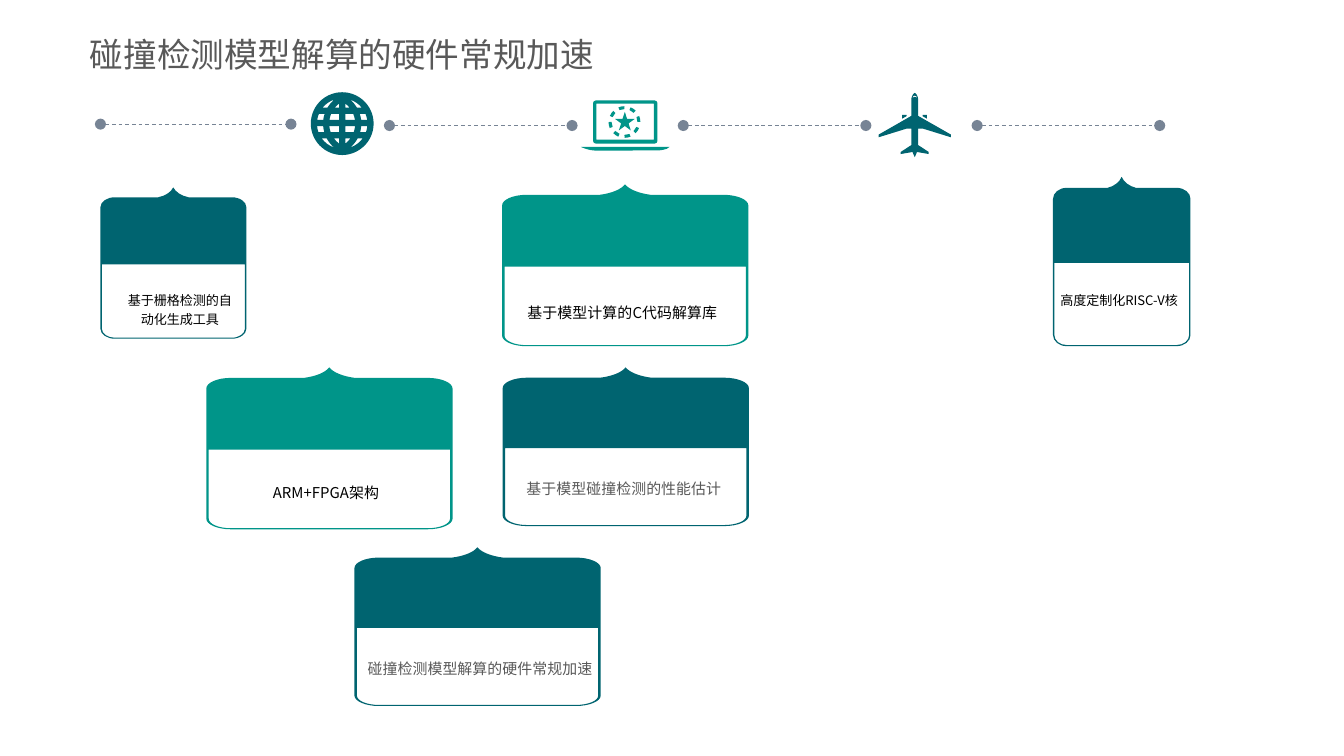
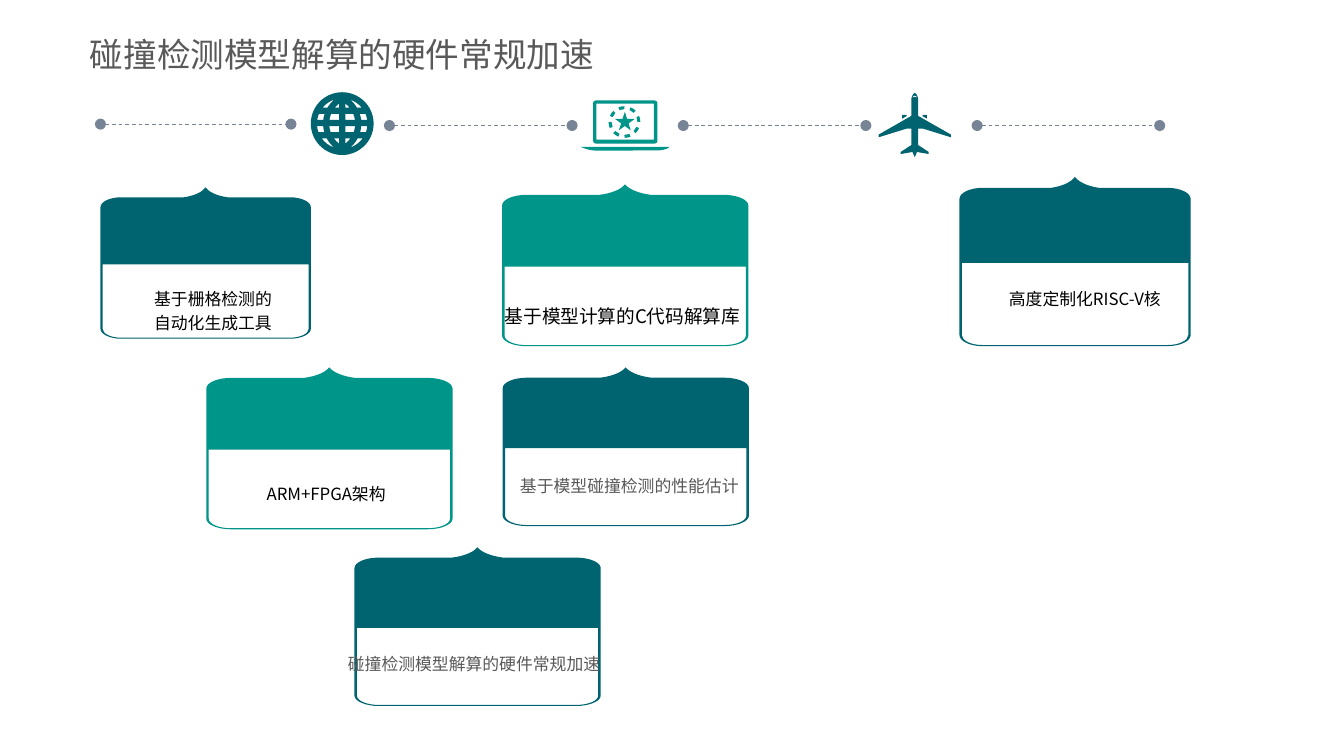
Before and after one commit to whutddk/PRM_Robotic_Arm, a slide deck: slide 10 of doc/进度报告20190912.pptx. Drawn at 1344x756 pixels with LibreOffice and Linux fonts; fonts in the diff are those of the drawing; background and template pictures are left out. Boxes give left, top, right and bottom in pixels: in the first picture for what was removed or moved away, otherwise in the second. Text is boxed around its words. In the diff, an @@ line names an element or a change of style, - is before the commit and + after.

```diff
--- a/doc/进度报告20190912.pptx
+++ b/doc/进度报告20190912.pptx
@@ freeform shape resized from (x1=1052, y1=177, x2=1189, y2=347) to (x1=960, y1=177, x2=1191, y2=347) @@
@@ freeform shape resized from (x1=101, y1=188, x2=247, y2=340) to (x1=101, y1=188, x2=312, y2=340) @@
@@ text "基于栅格检测的自动化生成工具" moved from (x1=128, y1=294, x2=232, y2=325) to (x1=154, y1=291, x2=272, y2=331) @@
@@ text "基于栅格检测的自动化生成工具" at (x1=154, y1=291, x2=272, y2=331): size 7 to 9 pt @@
@@ text "基于模型计算的C代码解算库" moved from (x1=527, y1=305, x2=716, y2=320) to (x1=505, y1=307, x2=740, y2=325) @@
@@ text "基于模型计算的C代码解算库" at (x1=505, y1=307, x2=740, y2=325): size 8 to 10 pt @@
@@ text "高度定制化RISC-V核" at (x1=1009, y1=291, x2=1161, y2=307): size 7 to 9 pt @@
@@ text "高度定制化RISC-V核" moved from (x1=1060, y1=294, x2=1177, y2=306) to (x1=1009, y1=291, x2=1161, y2=307) @@
@@ size 8 to 9 pt in 3 elements at (x1=267, y1=486, x2=386, y2=502), (x1=520, y1=478, x2=739, y2=494), (x1=348, y1=653, x2=600, y2=675) @@
@@ text "碰撞检测模型解算的硬件常规加速" moved from (x1=368, y1=661, x2=593, y2=675) to (x1=348, y1=653, x2=600, y2=675) @@
```
Also in this commit, not shown: 4 other slides changed.
